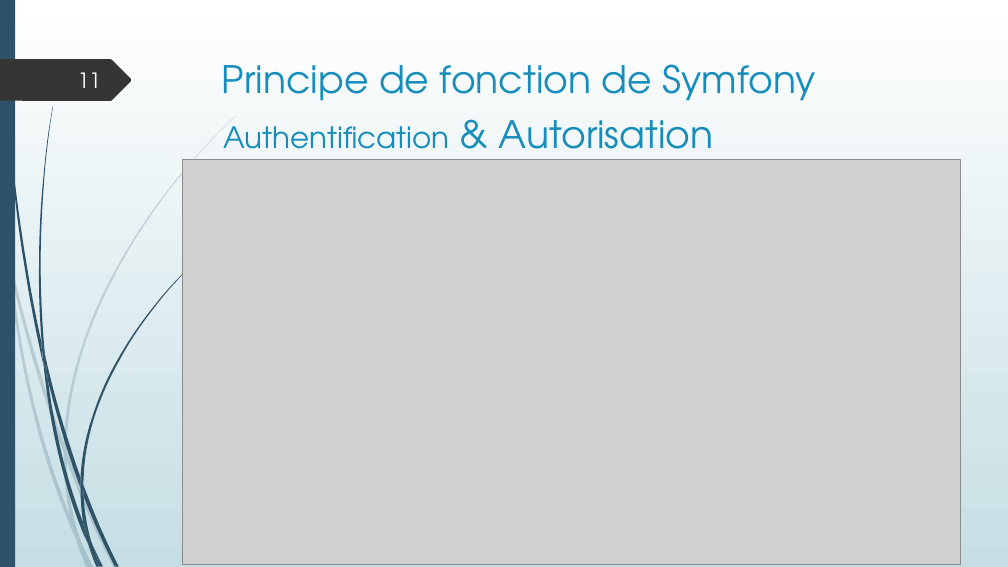
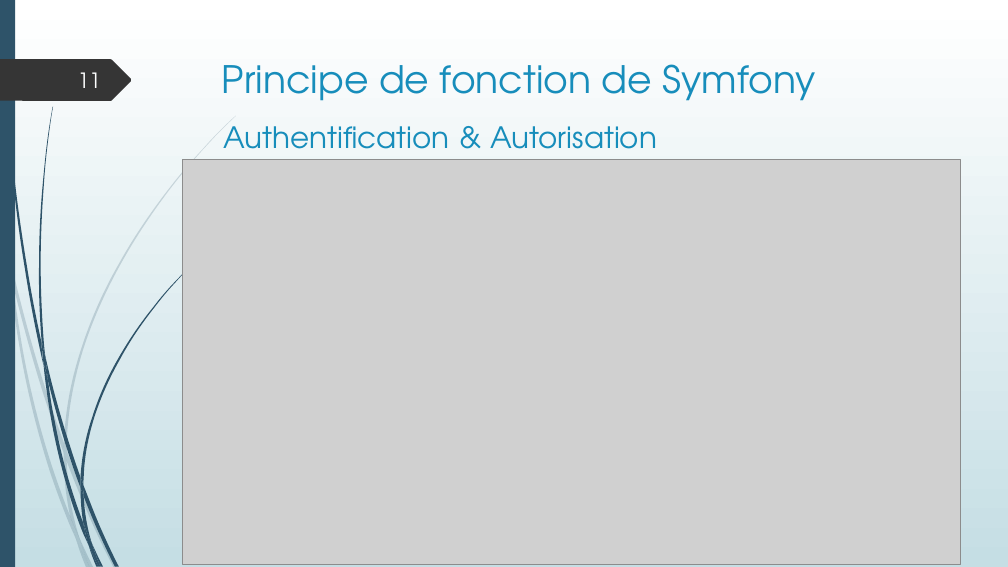
Before and after one commit to LisaF0/projet, a slide deck: slide 11 of aDoc/Projet boutique en ligne.pptx. Drawn at 1008x567 pixels with LibreOffice and Linux fonts; fonts in the diff are those of the drawing; grey boxes stand for pictures. Boxes give left, top, right and bottom in pixels: in the first picture for what was removed or moved away, otherwise in the second. Text is boxed around its words. In the diff, an @@ line names an element or a change of style, - is before the commit and + after.

```diff
--- a/aDoc/Projet boutique en ligne.pptx
+++ b/aDoc/Projet boutique en ligne.pptx
@@ title "Authentification & Autorisation" at (223, 126, 657, 160): size 36 to 28 pt in "& Autorisation" @@
```
Also in this commit, not shown: 11 other slides changed, 3 slides added, 15 other files.
